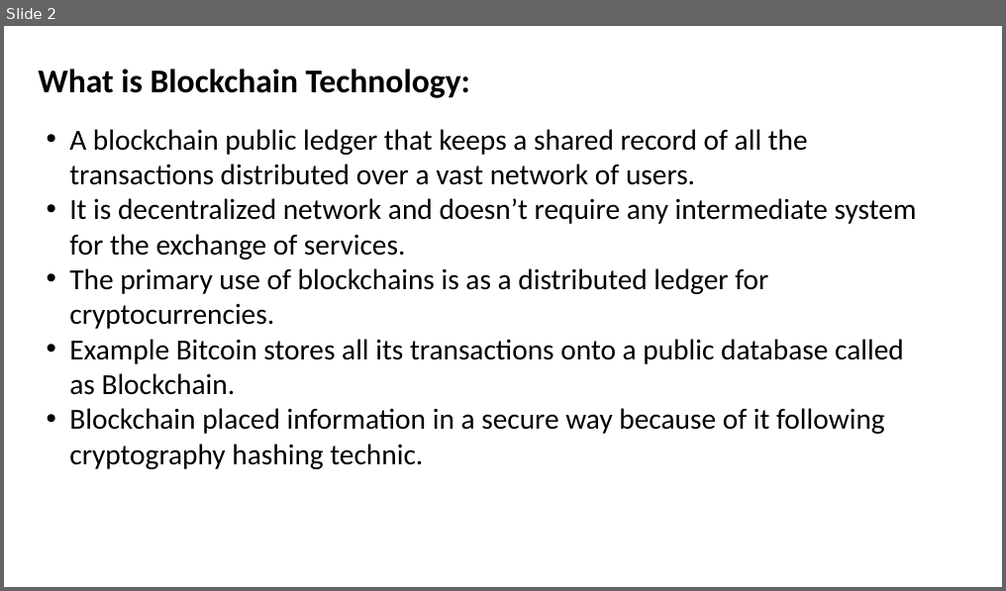
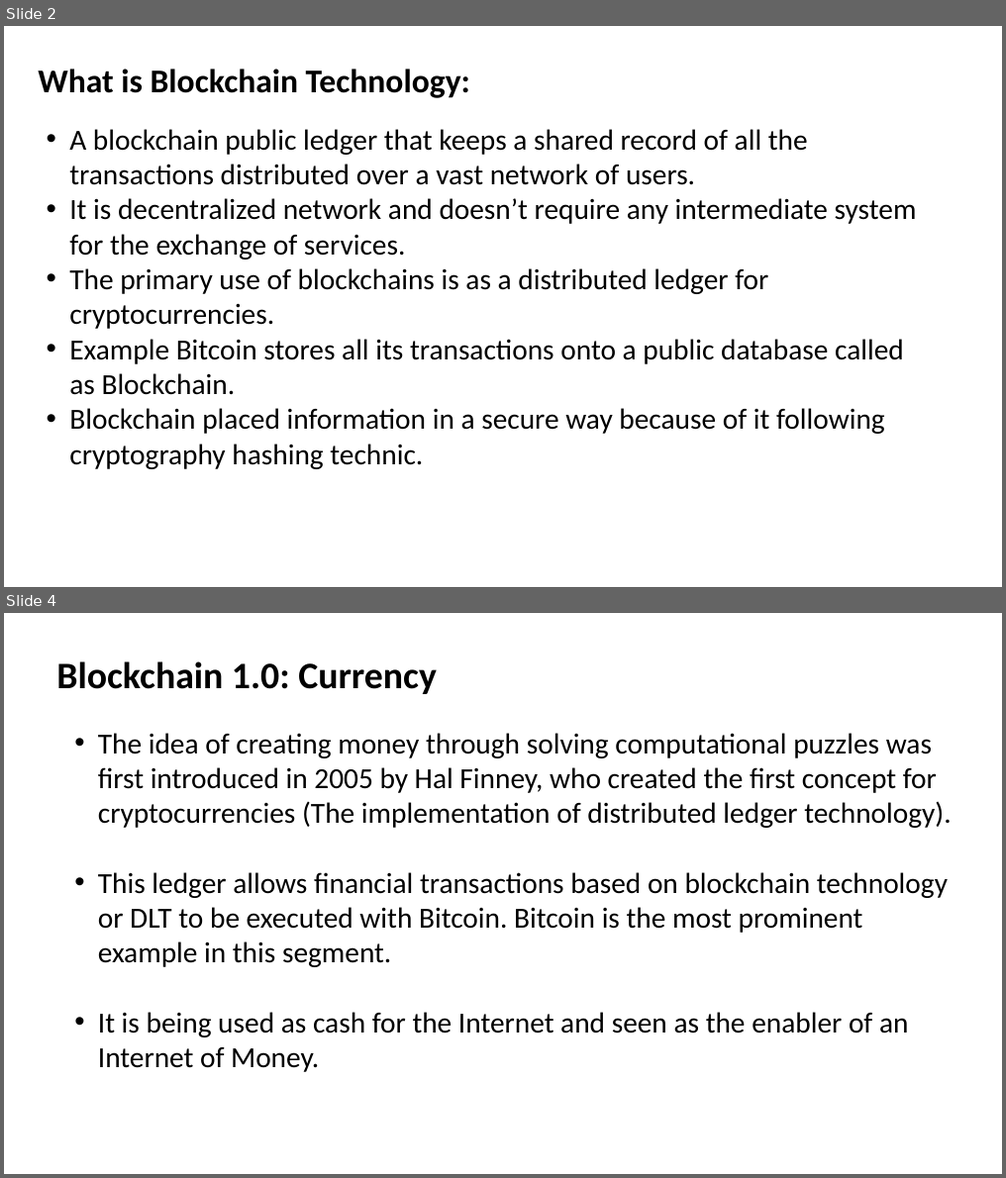
Before and after one commit to GirishDondapati/AicumenProject, a slide deck: Documents/Blockchain Presentation.pptx. Shown one above the other, each under a label of ours: slide 2 before the commit, slides 2 and 4 after it; the slides between them are not shown. The pictures are 1006x591 and 1006x1178 pixels, drawn with LibreOffice and Linux fonts; fonts in the diff are those of the drawing. Boxes give left, top, right and bottom in pixels: in the first picture for what was removed or moved away, otherwise in the second. Text is boxed around its words. In the diff, an @@ line names an element or a change of style, - is before the commit and + after.

Commit message:
blockchain final PPT

```diff
--- a/Documents/Blockchain Presentation.pptx
+++ b/Documents/Blockchain Presentation.pptx
@@ slide 4 added at (4,613,1002,1174), background #FFFFFF @@
@@ text added at (56,662,437,694), 36 pt, text #000000, bold @@
+Blockchain 1.0: Currency
@@ text added at (98,733,950,1072), 28 pt, text #000000 @@
+• The idea of creating money through solving computational puzzles was first introduced in 2005 by Hal Finney, who created the first concept for cryptocurrencies (The implementation of distributed ledger technology).
+• This ledger allows financial transactions based on blockchain technology or DLT to be executed with Bitcoin. Bitcoin is the most prominent example in this segment.
+• It is being used as cash for the Internet and seen as the enabler of an Internet of Money.
```
Also in this commit, not shown: 2 slides changed, 3 other slides added.
